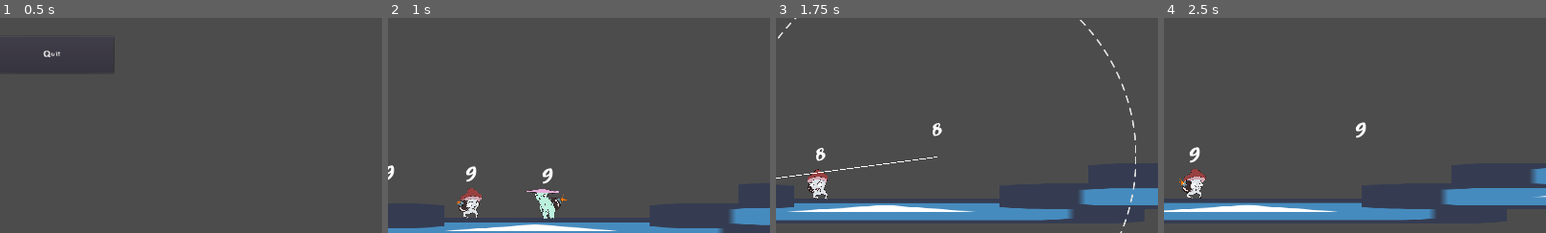
Above: before the commit, frames 1-4 (left to right).
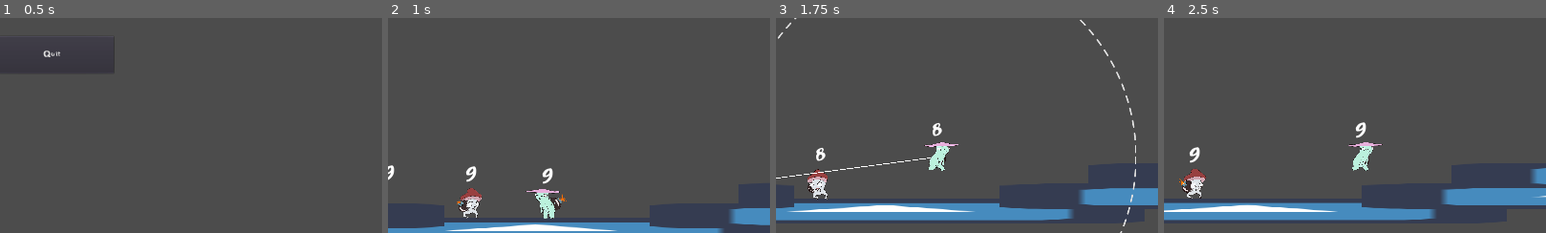
Above: after the commit, the same moments.

Repository: Game-Jammin/GMTK-2021
Game: Godot game, scene res://ui/Main Menu.tscn
Two runs of this game, one before a commit and one after it. Both use one fixed random seed, a clock stepped at 60 frames per second and the inputs below. The engine's default icon, where the game draws it, is replaced by a stand-in: a white triangle on a blue panel in a dark square.
Inputs (mouse positions are % of the whole screen's width and height, from its top left):
- Up to frame 1 (0.5 s): no input
- Up to frame 2 (1 s): click "Play" at 0.5 s
- Up to frame 3 (1.75 s): move the mouse to (41, 88) at 1.27 s; press the mouse at (41, 88) at 1.28 s; hold D (walk_right) from 1.28 s (still down); tap Space (jump) at 1.52 s; right-click (41, 88) at 1.55 s
- Up to frame 4 (2.5 s): keep holding D (walk_right); tap Space (jump) at 1.82, 2.27, 2.3 s; move the mouse to (48, 89) at 2.02 s; release the mouse at (48, 89) at 2.03 s; right-click (48, 89) at 2.1 s
The pictures show only the part of the screen within x 44-94%, y 50-100%; the shares and areas given below are measured in that part.

Frame 1 is identical in both runs. In frame 2, 0.2% of the frame differs, in the area x 37-47%, y 79-94%; in frame 3, 0.5%; in frame 4, 0.5%, in the area x 48-58%, y 57-72%.

Commit message:
Set up sound effects

Diff:
--- a/Camera.gd
+++ b/Camera.gd
@@ -16,7 +16,7 @@
 	Global.connect('shake_camera', self, '_on_shake_camera')
 	global_position.y = vertical_offset
 
-func _process(delta):
+func _process(_delta):
 	characters = get_tree().get_nodes_in_group("Characters")
 	if (characters.size() > 0):
 		var total_postion = Vector2.ZERO
--- a/animations/LazyShroomSpriteFrames.tres
+++ b/animations/LazyShroomSpriteFrames.tres
@@ -222,85 +222,10 @@
 atlas = ExtResource( 2 )
 region = Rect2( 744, 996, 372, 332 )
 
-[sub_resource type="AtlasTexture" id=44]
+[sub_resource type="AtlasTexture" id=96]
 flags = 4
 atlas = ExtResource( 4 )
-region = Rect2( 0, 0, 93, 83 )
-
-[sub_resource type="AtlasTexture" id=45]
-flags = 4
-atlas = ExtResource( 4 )
-region = Rect2( 93, 0, 93, 83 )
-
-[sub_resource type="AtlasTexture" id=46]
-flags = 4
-atlas = ExtResource( 4 )
-region = Rect2( 186, 0, 93, 83 )
-
-[sub_resource type="AtlasTexture" id=47]
-flags = 4
-atlas = ExtResource( 4 )
-region = Rect2( 279, 0, 93, 83 )
-
-[sub_resource type="AtlasTexture" id=48]
-flags = 4
-atlas = ExtResource( 4 )
-region = Rect2( 0, 83, 93, 83 )
-
-[sub_resource type="AtlasTexture" id=49]
-flags = 4
-atlas = ExtResource( 4 )
-region = Rect2( 93, 83, 93, 83 )
-
-[sub_resource type="AtlasTexture" id=50]
-flags = 4
-atlas = ExtResource( 4 )
-region = Rect2( 186, 83, 93, 83 )
-
-[sub_resource type="AtlasTexture" id=51]
-flags = 4
-atlas = ExtResource( 4 )
-region = Rect2( 279, 83, 93, 83 )
-
-[sub_resource type="AtlasTexture" id=52]
-flags = 4
-atlas = ExtResource( 4 )
-region = Rect2( 0, 166, 93, 83 )
-
-[sub_resource type="AtlasTexture" id=53]
-flags = 4
-atlas = ExtResource( 4 )
-region = Rect2( 93, 166, 93, 83 )
-
-[sub_resource type="AtlasTexture" id=54]
-flags = 4
-atlas = ExtResource( 4 )
-region = Rect2( 186, 166, 93, 83 )
-
-[sub_resource type="AtlasTexture" id=55]
-flags = 4
-atlas = ExtResource( 4 )
-region = Rect2( 279, 166, 93, 83 )
-
-[sub_resource type="AtlasTexture" id=56]
-flags = 4
-atlas = ExtResource( 4 )
-region = Rect2( 0, 249, 93, 83 )
-
-[sub_resource type="AtlasTexture" id=57]
-flags = 4
-atlas = ExtResource( 4 )
-region = Rect2( 93, 249, 93, 83 )
-
-[sub_resource type="AtlasTexture" id=58]
-flags = 4
-atlas = ExtResource( 4 )
-region = Rect2( 186, 249, 93, 83 )
-
-[sub_resource type="AtlasTexture" id=59]
-flags = 4
-atlas = ExtResource( 4 )
-region = Rect2( 279, 249, 93, 83 )
+region = Rect2( 0, 0, 372, 332 )
 
 [sub_resource type="AtlasTexture" id=60]
 flags = 4
@@ -499,7 +424,7 @@
 "name": "RunLeft",
 "speed": 24.0
 }, {
-"frames": [ SubResource( 44 ), SubResource( 45 ), SubResource( 46 ), SubResource( 47 ), SubResource( 48 ), SubResource( 49 ), SubResource( 50 ), SubResource( 51 ), SubResource( 52 ), SubResource( 53 ), SubResource( 54 ), SubResource( 55 ), SubResource( 56 ), SubResource( 57 ), SubResource( 58 ), SubResource( 59 ) ],
+"frames": [ SubResource( 96 ) ],
 "loop": true,
 "name": "JumpRight",
 "speed": 24.0
--- a/animations/PanicShroomSpriteFrames.tres
+++ b/animations/PanicShroomSpriteFrames.tres
@@ -1,9 +1,10 @@
-[gd_resource type="SpriteFrames" load_steps=109 format=2]
+[gd_resource type="SpriteFrames" load_steps=111 format=2]
 
 [ext_resource path="res://characters/art/PanicManIdleRescale.png" type="Texture" id=1]
 [ext_resource path="res://characters/art/PanicManJumpRight.png" type="Texture" id=2]
 [ext_resource path="res://characters/art/PanicManRunRight.png" type="Texture" id=3]
 [ext_resource path="res://characters/art/PanicManRunLeft.png" type="Texture" id=4]
+[ext_resource path="res://characters/art/PanicManJumpLeft.png" type="Texture" id=5]
 
 [sub_resource type="AtlasTexture" id=1]
 flags = 4
@@ -104,6 +105,11 @@
 flags = 4
 atlas = ExtResource( 3 )
 region = Rect2( 1332, 999, 333, 333 )
+
+[sub_resource type="AtlasTexture" id=105]
+flags = 4
+atlas = ExtResource( 5 )
+region = Rect2( 0, 0, 333, 333 )
 
 [sub_resource type="AtlasTexture" id=21]
 flags = 4
@@ -532,7 +538,7 @@
 "name": "RunRight",
 "speed": 24.0
 }, {
-"frames": [  ],
+"frames": [ SubResource( 105 ) ],
 "loop": true,
 "name": "JumpLeft",
 "speed": 24.0
--- a/characters/Character.gd
+++ b/characters/Character.gd
@@ -32,6 +32,8 @@
 		can_jump = false
 		velocity.y = jump_speed
 
+		$Jump.play()
+
 func coyoteTime():
 	yield(get_tree().create_timer(coyote_time), 'timeout')
 	can_jump = false
@@ -55,7 +57,7 @@
 		if facing_right:
 			animate_sprite.animation = "JumpRight"
 		else:
-			animate_sprite.animation = "Jumpleft"
+			animate_sprite.animation = "JumpLeft"
 
 func _on_linked_changed(character):
 	if character == null:
--- a/characters/LazyShroom.gd
+++ b/characters/LazyShroom.gd
@@ -32,13 +32,15 @@
 func move_linked():
 	linked_character.update_direction(direction)
 
-func _process(delta):
+func _process(_delta):
 	$Radius.visible = Input.is_action_pressed("left_click")
 	update_link()
 
 	animation_handler()
 
 	if Input.is_action_just_pressed("left_click") or Input.is_action_just_pressed("right_click"):
+		if linked_character:
+			linked_character.get_node("Unlink").play()
 		linked_character = null
 		Global.change_linked(linked_character)
 	if Input.is_action_just_released("left_click"):
@@ -47,6 +49,7 @@
 		for character in linkable_characters:
 			if character.mouse_over and global_position.distance_to(character.global_position) <= link_radius:
 				linked_character = character
+				linked_character.get_node("Link").play()
 		Global.change_linked(linked_character)
 
 func _physics_process(delta):
@@ -56,6 +59,7 @@
 	# disconnect if characters move to far from each other
 	if linked_character:
 		if global_position.distance_to(linked_character.global_position) > link_radius:
+			linked_character.get_node("Unlink").play()
 			linked_character = null
 			Global.change_linked(linked_character)
 
--- a/characters/LazyShroom.tscn
+++ b/characters/LazyShroom.tscn
@@ -31,6 +31,7 @@
 scale = Vector2( 0.3, 0.3 )
 frames = ExtResource( 5 )
 animation = "IdleLeft"
+frame = 9
 playing = true
 
 [node name="Tween" type="Tween" parent="."]
@@ -70,3 +71,12 @@
 
 [node name="FuseTimer" type="Timer" parent="."]
 one_shot = true
+
+[node name="Jump" type="AudioStreamPlayer2D" parent="."]
+bus = "SFX"
+
+[node name="Link" type="AudioStreamPlayer2D" parent="."]
+bus = "SFX"
+
+[node name="Unlink" type="AudioStreamPlayer2D" parent="."]
+bus = "SFX"
--- a/characters/ManicShroom.tscn
+++ b/characters/ManicShroom.tscn
@@ -1,9 +1,11 @@
-[gd_scene load_steps=6 format=2]
+[gd_scene load_steps=8 format=2]
 
+[ext_resource path="res://sounds/SFX/PanicManGrunt [2021-06-12 125651].wav" type="AudioStream" id=1]
 [ext_resource path="res://characters/ManicShroom.gd" type="Script" id=2]
 [ext_resource path="res://characters/components/CountdownLabel.gd" type="Script" id=3]
 [ext_resource path="res://animations/ExploderSpriteFrames.tres" type="SpriteFrames" id=4]
 [ext_resource path="res://ui/fonts/header_font.tres" type="DynamicFont" id=5]
+[ext_resource path="res://sounds/SFX/PanicMan PANIC [2021-06-12 130206].wav" type="AudioStream" id=6]
 
 [sub_resource type="RectangleShape2D" id=1]
 
@@ -43,5 +45,16 @@
 __meta__ = {
 "_edit_use_anchors_": false
 }
+
+[node name="Jump" type="AudioStreamPlayer2D" parent="."]
+bus = "SFX"
+
+[node name="Link" type="AudioStreamPlayer2D" parent="."]
+stream = ExtResource( 1 )
+bus = "SFX"
+
+[node name="Unlink" type="AudioStreamPlayer2D" parent="."]
+stream = ExtResource( 6 )
+bus = "SFX"
 [connection signal="mouse_entered" from="." to="." method="_on_Survivor_mouse_entered"]
 [connection signal="mouse_exited" from="." to="." method="_on_Survivor_mouse_exited"]
--- a/characters/PanicShroom.tscn
+++ b/characters/PanicShroom.tscn
@@ -1,9 +1,12 @@
-[gd_scene load_steps=6 format=2]
+[gd_scene load_steps=9 format=2]
 
 [ext_resource path="res://animations/PanicShroomSpriteFrames.tres" type="SpriteFrames" id=1]
 [ext_resource path="res://characters/PanicShroom.gd" type="Script" id=2]
 [ext_resource path="res://characters/components/CountdownLabel.gd" type="Script" id=3]
 [ext_resource path="res://ui/fonts/header_font.tres" type="DynamicFont" id=4]
+[ext_resource path="res://sounds/SFX/PanicMan Jump_ [2021-06-12 130247].wav" type="AudioStream" id=5]
+[ext_resource path="res://sounds/SFX/PanicManGrunt [2021-06-12 125651].wav" type="AudioStream" id=6]
+[ext_resource path="res://sounds/SFX/PanicMan PANIC [2021-06-12 130206].wav" type="AudioStream" id=7]
 
 [sub_resource type="RectangleShape2D" id=1]
 extents = Vector2( 24.2474, 32 )
@@ -21,8 +24,7 @@
 [node name="AnimatedSprite" type="AnimatedSprite" parent="."]
 scale = Vector2( 0.3, 0.3 )
 frames = ExtResource( 1 )
-animation = "IdleRight"
-frame = 21
+animation = "JumpLeft"
 playing = true
 
 [node name="CollisionShape2D" type="CollisionShape2D" parent="."]
@@ -52,5 +54,17 @@
 }
 
 [node name="LinkPoint" type="Position2D" parent="."]
+
+[node name="Jump" type="AudioStreamPlayer2D" parent="."]
+stream = ExtResource( 5 )
+bus = "SFX"
+
+[node name="Link" type="AudioStreamPlayer2D" parent="."]
+stream = ExtResource( 6 )
+bus = "SFX"
+
+[node name="Unlink" type="AudioStreamPlayer2D" parent="."]
+stream = ExtResource( 7 )
+bus = "SFX"
 [connection signal="mouse_entered" from="." to="." method="_on_Exploder_mouse_entered"]
 [connection signal="mouse_exited" from="." to="." method="_on_Exploder_mouse_exited"]
--- a/characters/components/CountdownLabel.gd
+++ b/characters/components/CountdownLabel.gd
@@ -2,7 +2,7 @@
 
 onready var fuse_timer = get_parent().get_node("FuseTimer")
 
-func _process(delta):
+func _process(_delta):
 	visible = not fuse_timer.is_stopped()
 
 	set_text('%d' % fuse_timer.time_left)
--- /dev/null
+++ b/default_bus_layout.tres
@@ -0,0 +1,15 @@
+[gd_resource type="AudioBusLayout" format=2]
+
+[resource]
+bus/1/name = "Music"
+bus/1/solo = false
+bus/1/mute = false
+bus/1/bypass_fx = false
+bus/1/volume_db = 0.0
+bus/1/send = "Master"
+bus/2/name = "SFX"
+bus/2/solo = false
+bus/2/mute = false
+bus/2/bypass_fx = false
+bus/2/volume_db = 0.0
+bus/2/send = "Master"
--- a/project.godot
+++ b/project.godot
@@ -35,6 +35,7 @@
 SceneManager="*res://singletons/SceneManager.gd"
 Transition="*res://singletons/Transition.tscn"
 Global="*res://singletons/Global.gd"
+MusicPlayer="*res://singletons/MusicPlayer.tscn"
 
 [display]
 
--- /dev/null
+++ b/singletons/MusicPlayer.tscn
@@ -0,0 +1,10 @@
+[gd_scene load_steps=2 format=2]
+
+[ext_resource path="res://sounds/music/GMTK-song-1-loopable.ogg" type="AudioStream" id=1]
+
+[node name="AudioStreamPlayer" type="AudioStreamPlayer"]
+pause_mode = 2
+stream = ExtResource( 1 )
+autoplay = true
+mix_target = 2
+bus = "Music"
--- a/ui/Pause.gd
+++ b/ui/Pause.gd
@@ -10,7 +10,7 @@
 	get_tree().quit()
 
 func _input(event):
-	if event.is_action_released("pause"):
+	if event.is_action_pressed("pause"):
 		toogle_pause()
 
 func toogle_pause():
Not shown: 1 places in animations/LazyShroomSpriteFrames.tres that only renumber resources
Not shown, removed: sounds/music/PanicMan Explosion 1.wav.import
Not shown, removed: sounds/music/PanicMan Explosion 2.wav.import
Not shown, removed: sounds/music/PanicMan Explosion 1.wav
Not shown, removed: sounds/music/PanicMan Explosion 2.wav
